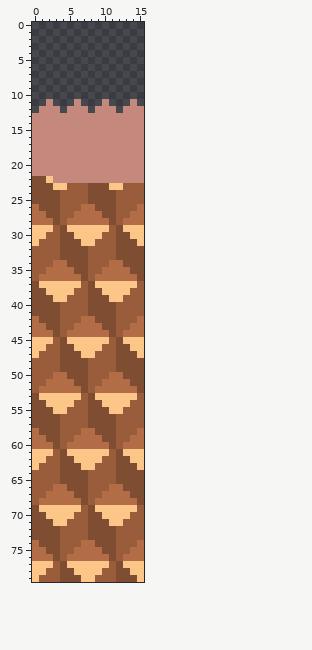
Edited in one commit: sprite sheet (sprites/spr_ground_tile/e61a8875-3772-4930-9bef-6f41e19141ed.png). Above: the version before the commit.
The file is 16x80 pixels. Pixels under 10% opacity are left out.
New version:
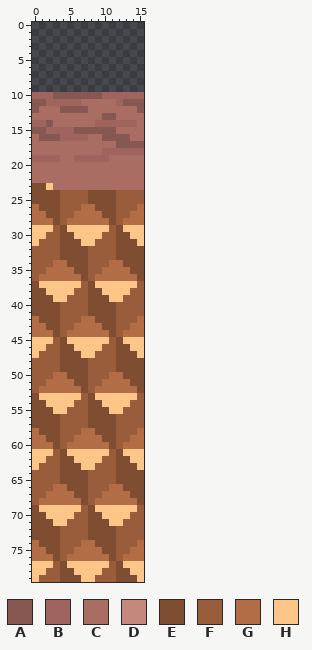
Palette (. is transparent): A #875751  B #9e645d  C #aa6d64  D #c5887d  E #7f4e32  F #995d3c  G #b26d46  H #fdc689
The edit:
@@ x 0..15 @@
  9 ................
-10 ................
-11 ..D...D...D...D.
-12 .DDD.DDD.DDD.DDD
-13 DDDDDDDDDDDDDDDD
-14 DDDDDDDDDDDDDDDD
-15 DDDDDDDDDDDDDDDD
-16 DDDDDDDDDDDDDDDD
-17 DDDDDDDDDDDDDDDD
-18 DDDDDDDDDDDDDDDD
-19 DDDDDDDDDDDDDDDD
-20 DDDDDDDDDDDDDDDD
-21 DDDDDDDDDDDDDDDD
-22 EEHDDDDDDDDDDDDD
-23 EEEHHFFFEEEHHFFF
+10 BBBAAAAAAABBBBBB
+11 AABBBBBCCCCCBAAA
+12 ACCCAAAACCCCCCCA
+13 CCCCCCCCCCAACCCC
+14 BBACCCCCCBBBBBBC
+15 AABBBBAAAAAACCCC
+16 CAAABBBBCCAAAACC
+17 CCCCCCCCCCCCAAAA
+18 CCCCCCCCCCBBBBBB
+19 BBBBCCBBBBBCCCCC
+20 CCCCCCCCCCCCCCCC
+21 CCCCCCCCCCCCCCCC
+22 CCCCCCCCCCCCCCCC
+23 EEHCCCCCCCCCCCCC
 24 EEEEFFFFEEEEFFFF
